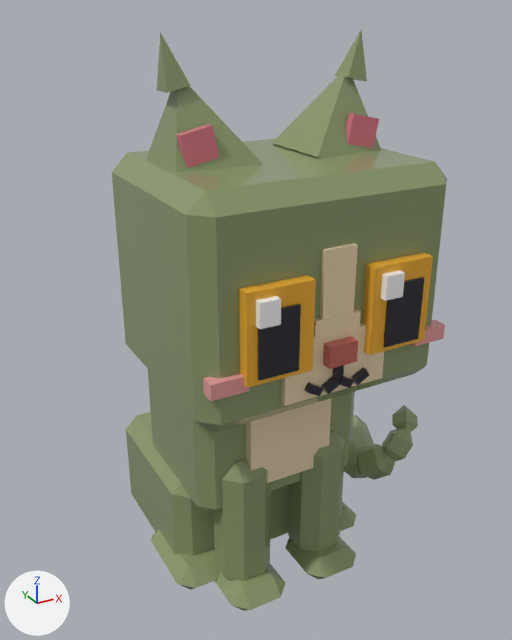
Two versions of the glTF model assets/cat-cafe/exports/CatCafe_Cat_Moss_Sit.glb, one commit apart.
Before and after are seen from a 50 mm camera at (-1.13, -2.15, 2.02) aimed at (0.05, -0.01, 0.95). Lighting does not change. The marker at lower left points along +X, +Y and +Z. The older version comes first. Vertices at exactly the same position are counted once.

Names of what the first picture shows: 'CatCafe_Cat_Moss_Sit_Body', 'CatCafe_Cat_Moss_Sit_EarL', 'CatCafe_Cat_Moss_Sit_EarR', 'CatCafe_Cat_Moss_Sit_Eye1', 'CatCafe_Cat_Moss_Sit_Eye2', 'CatCafe_Cat_Moss_Sit_Head', 'CatCafe_Cat_Moss_Sit_LegF1', 'CatCafe_Cat_Moss_Sit_LegF2', 'CatCafe_Cat_Moss_Sit_Tail'.
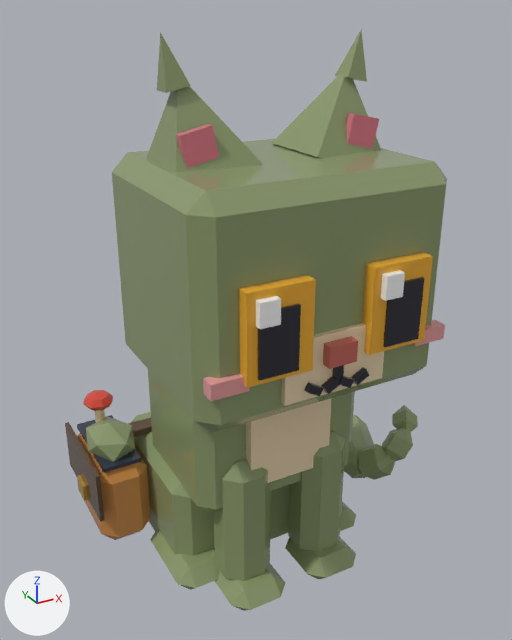
Pixel boxes [x1, y1, x2, y2] of what changed, in the pictures (512 x 640 px):
'CatCafe_Cat_Moss_Sit_Body', reshaped (26% wider)
    before: [126, 370, 356, 590]
    after: [65, 370, 356, 590]
part 1 of me_catcafe_cat_moss_sit_body, added
    after: [128, 418, 152, 437]
part 2 of me_catcafe_cat_moss_sit_body, added
    after: [65, 422, 105, 522]
part 3 of me_catcafe_cat_moss_sit_body, added
    after: [77, 475, 88, 501]
part 4 of me_catcafe_cat_moss_sit_body, added
    after: [77, 415, 142, 472]
part 5 of me_catcafe_cat_moss_sit_body, added (green)
    after: [86, 416, 135, 462]
part 6 of me_catcafe_cat_moss_sit_body, added (red)
    after: [83, 390, 113, 411]
part 7 of me_catcafe_cat_moss_sit_body, added (mostly hidden)
    after: [94, 410, 105, 422]
part 8 of me_catcafe_cat_moss_sit_body, added (brown)
    after: [77, 433, 151, 540]
part 9 of me_catcafe_cat_moss_sit_head, deleted (brown)
    before: [314, 309, 361, 337]
part 10 of me_catcafe_cat_moss_sit_head, deleted (brown)
    before: [320, 243, 358, 320]

Edits to the bpy script that builds the scene:
```text
Change me_catcafe_cat_moss_sit_body:
    used by ob_catcafe_cat_moss_sit_body; location = (0.0, 0.0, 0.0)
    remove me_catcafe_cat_moss_sit_body.from_pydata(...)  # 88 vertices, 156 faces; spans x -0.409..0.409, y -0.356..0.427, z 0.0..1.045
    add me_catcafe_cat_moss_sit_body.from_pydata(...)  # 202 vertices, 348 faces; spans x -0.613..0.409, y -0.356..0.471, z 0.0..1.045
    me_catcafe_cat_moss_sit_body part 1: a new loose piece, a box spanning x -0.385..0.385, y 0.224..0.291, z 0.434..0.463, in mat_catcafe_palette
    me_catcafe_cat_moss_sit_body part 2: a new loose piece, a box spanning x -0.599..-0.582, y 0.044..0.471, z 0.224..0.431, in mat_catcafe_palette
    me_catcafe_cat_moss_sit_body part 3: a new loose piece, a box spanning x -0.613..-0.596, y 0.216..0.299, z 0.21..0.279, in mat_catcafe_palette
    me_catcafe_cat_moss_sit_body part 4: a new loose piece, a box spanning x -0.559..-0.408, y 0.078..0.436, z 0.416..0.432, in mat_catcafe_palette
    me_catcafe_cat_moss_sit_body part 5: a new loose piece, an icosphere of 20 faces spanning x -0.576..-0.391, y 0.102..0.33, z 0.393..0.537, in mat_catcafe_palette
    me_catcafe_cat_moss_sit_body part 6: a new loose piece, a UV sphere (8 segments, 4 rings, poles along z) spanning x -0.545..-0.421, y 0.278..0.402, z 0.541..0.609, in mat_catcafe_palette
    me_catcafe_cat_moss_sit_body part 7: a new loose piece, a 6-sided cylinder along z spanning x -0.501..-0.465, y 0.319..0.361, z 0.444..0.568, in mat_catcafe_palette
    me_catcafe_cat_moss_sit_body part 8: a new loose piece of 24 vertices spanning x -0.587..-0.38, y 0.051..0.464, z 0.066..0.424, in mat_catcafe_palette
    other edits to the shape of me_catcafe_cat_moss_sit_body do not show in these pictures
Change me_catcafe_cat_moss_sit_head:
    used by ob_catcafe_cat_moss_sit_head; location = (0.0, -0.095, 0.969)
    remove me_catcafe_cat_moss_sit_head.from_pydata(...)  # 112 vertices, 176 faces; spans x -0.437..0.437, y -0.537..0.219, z -0.095..0.627
    add me_catcafe_cat_moss_sit_head.from_pydata(...)  # 96 vertices, 152 faces; spans x -0.437..0.437, y -0.537..0.219, z -0.095..0.627
    me_catcafe_cat_moss_sit_head part 9: the loose piece of 8 vertices spanning x -0.08..0.08, y -0.502..-0.445, z 0.178..0.228 is deleted
    me_catcafe_cat_moss_sit_head part 10: the loose piece of 8 vertices spanning x -0.055..0.055, y -0.5..-0.443, z 0.228..0.437 is deleted
```
